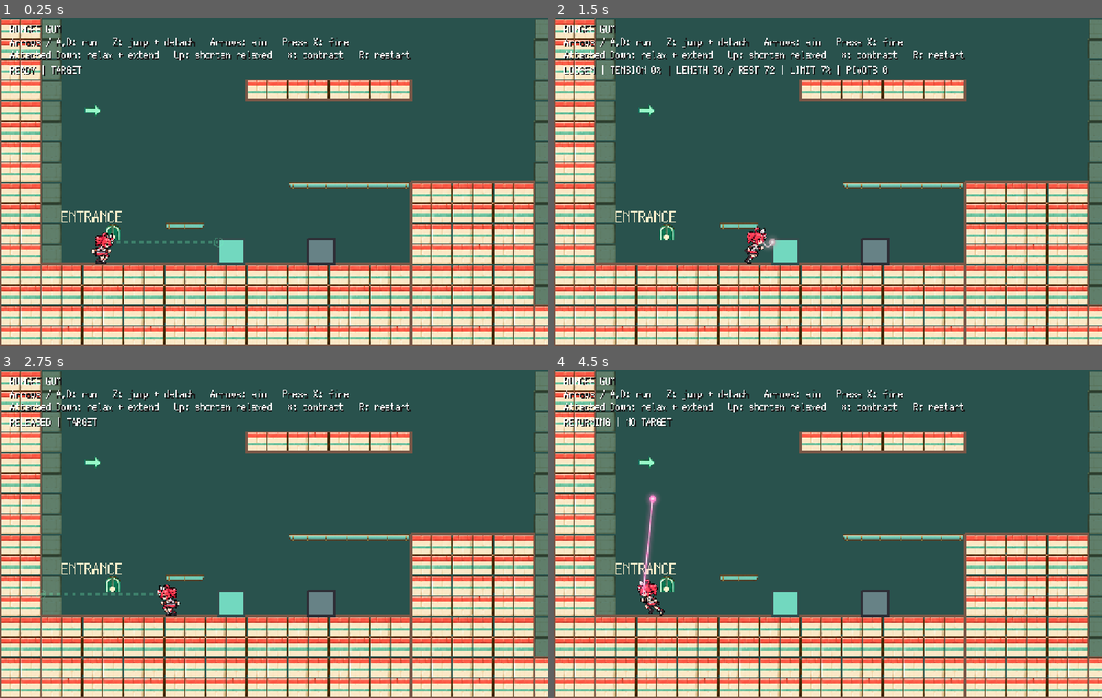
Above: before the commit, frames 1-4 (two rows, left to right).
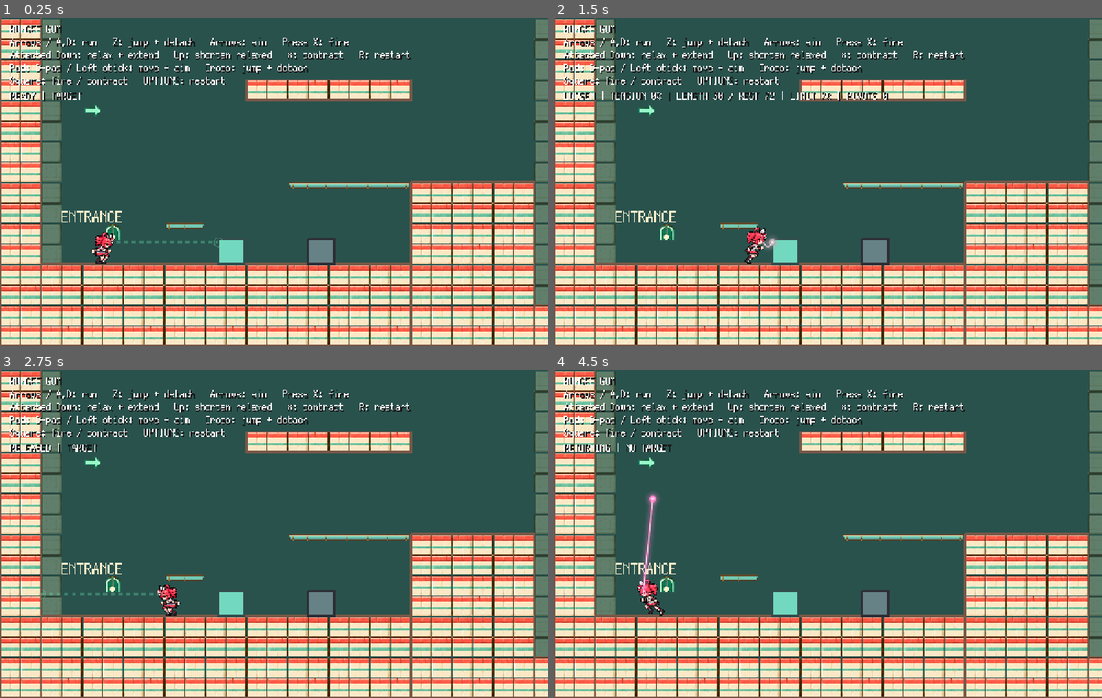
Above: after the commit, the same moments.

Repository: syun77/gd_bungee_gum
Game: Godot game, scene res://scenes/game.tscn
Same seed, same stepped clock (60 frames per second), same inputs: the game is played once before the commit and once after it.
Inputs (mouse positions are in pixels of both pictures, inside the frame that each line leads up to):
- Up to frame 1 (0.25 s): no input
- Up to frame 2 (1.5 s): tap X (gum_action) at 0.5, 1.25 s; move the mouse to (948, 165) at 0.52 s; hold Z (jump) 0.53-1.28 s; hold D (move_right) from 0.53 s (still down); click (948, 165) at 0.67 s; move the mouse to (718, 198) at 1.27 s; tap Down (aim_down) at 1.35 s
- Up to frame 3 (2.75 s): tap Z (jump) at 1.52, 1.55, 1.82 s; tap X (gum_action) at 2 s; move the mouse to (328, 461) at 2.02 s; release D (move_right) at 2.03 s; hold A (move_left) from 2.03 s (still down); hold Z (jump) from 2.03 s (still down); tap Left (aim_left) at 2.1 s
- Up to frame 4 (4.5 s): tap X (gum_action) at 2.75, 3.5, 4.25, 4.35 s; move the mouse to (800, 599) at 2.77 s; release A (move_left) at 2.78 s; release Z (jump) at 2.78 s; hold D (move_right) 2.78-4.28 s; tap Right (aim_right) at 2.85 s; click (800, 599) at 2.92 s; tap Z (jump) at 3.02, 3.05, 3.32, 3.77, 3.8, 4.07 s; move the mouse to (992, 583) at 3.52 s; hold Up (aim_up) 3.53-4.28 s; tap R (restart) at 4.15 s; move the mouse to (663, 484) at 4.27 s; hold A (move_left) from 4.28 s (still down)

The runs differ from the first frame. In frame 1, 1.2% of the frame differs, in the area x 1-57%, y 13-26%; in frame 2, 1.9%, in the area x 1-61%, y 13-26%; in frame 3, 1.2%; in frame 4, 1.3%.

Commit message:
PS4コントローラーに対応

Diff:
--- a/gd-bungee-gum/project.godot
+++ b/gd-bungee-gum/project.godot
@@ -34,50 +34,65 @@
 [input]
 
 move_left={
-"deadzone": 0.2,
+"deadzone": 0.25,
 "events": [Object(InputEventKey,"resource_local_to_scene":false,"resource_name":"","device":-1,"window_id":0,"alt_press …(190 unchanged characters)…
 , Object(InputEventKey,"resource_local_to_scene":false,"resource_name":"","device":-1,"window_id":0,"alt_pressed":false …(186 unchanged characters)…
+, Object(InputEventJoypadButton,"device":-1,"button_index":13,"pressed":false,"pressure":0.0)
+, Object(InputEventJoypadMotion,"device":-1,"axis":0,"axis_value":-1.0)
 ]
 }
 move_right={
-"deadzone": 0.2,
+"deadzone": 0.25,
 "events": [Object(InputEventKey,"resource_local_to_scene":false,"resource_name":"","device":-1,"window_id":0,"alt_press …(190 unchanged characters)…
 , Object(InputEventKey,"resource_local_to_scene":false,"resource_name":"","device":-1,"window_id":0,"alt_pressed":false …(186 unchanged characters)…
+, Object(InputEventJoypadButton,"device":-1,"button_index":14,"pressed":false,"pressure":0.0)
+, Object(InputEventJoypadMotion,"device":-1,"axis":0,"axis_value":1.0)
 ]
 }
 aim_left={
-"deadzone": 0.2,
+"deadzone": 0.25,
 "events": [Object(InputEventKey,"resource_local_to_scene":false,"resource_name":"","device":-1,"window_id":0,"alt_press …(195 unchanged characters)…
+, Object(InputEventJoypadButton,"device":-1,"button_index":13,"pressed":false,"pressure":0.0)
+, Object(InputEventJoypadMotion,"device":-1,"axis":0,"axis_value":-1.0)
 ]
 }
 aim_right={
-"deadzone": 0.2,
+"deadzone": 0.25,
 "events": [Object(InputEventKey,"resource_local_to_scene":false,"resource_name":"","device":-1,"window_id":0,"alt_press …(195 unchanged characters)…
+, Object(InputEventJoypadButton,"device":-1,"button_index":14,"pressed":false,"pressure":0.0)
+, Object(InputEventJoypadMotion,"device":-1,"axis":0,"axis_value":1.0)
 ]
 }
 aim_up={
-"deadzone": 0.2,
+"deadzone": 0.25,
 "events": [Object(InputEventKey,"resource_local_to_scene":false,"resource_name":"","device":-1,"window_id":0,"alt_press …(195 unchanged characters)…
+, Object(InputEventJoypadButton,"device":-1,"button_index":11,"pressed":false,"pressure":0.0)
+, Object(InputEventJoypadMotion,"device":-1,"axis":1,"axis_value":-1.0)
 ]
 }
 aim_down={
-"deadzone": 0.2,
+"deadzone": 0.25,
 "events": [Object(InputEventKey,"resource_local_to_scene":false,"resource_name":"","device":-1,"window_id":0,"alt_press …(195 unchanged characters)…
+, Object(InputEventJoypadButton,"device":-1,"button_index":12,"pressed":false,"pressure":0.0)
+, Object(InputEventJoypadMotion,"device":-1,"axis":1,"axis_value":1.0)
 ]
 }
 jump={
 "deadzone": 0.2,
 "events": [Object(InputEventKey,"resource_local_to_scene":false,"resource_name":"","device":-1,"window_id":0,"alt_press …(190 unchanged characters)…
+, Object(InputEventJoypadButton,"device":-1,"button_index":0,"pressed":false,"pressure":0.0)
 ]
 }
 gum_action={
 "deadzone": 0.2,
 "events": [Object(InputEventKey,"resource_local_to_scene":false,"resource_name":"","device":-1,"window_id":0,"alt_press …(190 unchanged characters)…
+, Object(InputEventJoypadButton,"device":-1,"button_index":2,"pressed":false,"pressure":0.0)
 ]
 }
 restart={
 "deadzone": 0.2,
 "events": [Object(InputEventKey,"resource_local_to_scene":false,"resource_name":"","device":-1,"window_id":0,"alt_press …(190 unchanged characters)…
+, Object(InputEventJoypadButton,"device":-1,"button_index":6,"pressed":false,"pressure":0.0)
 ]
 }
 
--- a/gd-bungee-gum/scenes/game.tscn
+++ b/gd-bungee-gum/scenes/game.tscn
@@ -51,11 +51,11 @@
 theme_override_colors/font_shadow_color = Color(0.1, 0.1, 0.1, 1)
 theme_override_constants/shadow_offset_x = 2
 theme_override_constants/shadow_offset_y = 2
-text = "BUNGEE GUM\nArrows / A,D: run   Z: jump + detach   Arrows: aim   Press X: fire\nAttached Down: relax + extend   Up: shorten relaxed   X: contract   R: restart"
+text = "BUNGEE GUM\nArrows / A,D: run   Z: jump + detach   Arrows: aim   Press X: fire\nAttached Down: relax + extend   Up: shorten relaxed   X: contract   R: restart\nPad: D-pad / Left stick: move + aim   Cross: jump + detach\nSquare: fire / contract   OPTIONS: restart"
 
 [node name="Status" type="Label" parent="HUD"]
 offset_left = 24.0
-offset_top = 108.0
+offset_top = 168.0
 theme_override_colors/font_shadow_color = Color(0.1, 0.1, 0.1, 1)
 theme_override_constants/shadow_offset_x = 2
 theme_override_constants/shadow_offset_y = 2
--- a/gd-bungee-gum/scripts/game.gd
+++ b/gd-bungee-gum/scripts/game.gd
@@ -76,10 +76,10 @@
 	return float(manual_down_pressed) - float(up and not up_wait_release)
 
 func _update_direction() -> void:
-	# Opposing directions cancel per axis; neutral preserves the last direction.
+	# Quantize keyboard/pad input to eight directions; neutral preserves the last direction.
 	var direction := Vector2(Input.get_axis("aim_left", "aim_right"), Input.get_axis("aim_up", "aim_down"))
 	if not direction.is_zero_approx():
-		aim_direction = direction.normalized()
+		aim_direction = direction.sign().normalized()
 
 func _handle_actions(jump_requested: bool) -> void:
 	if jump_requested:
--- a/gd-bungee-gum/tools/verify_controls.gd
+++ b/gd-bungee-gum/tools/verify_controls.gd
@@ -42,7 +42,73 @@
 	gum.settings = game.settings
 	await ticks(40)
 
+func pad_button(button: JoyButton, pressed: bool) -> void:
+	var event := InputEventJoypadButton.new()
+	event.device = 0
+	event.button_index = button
+	event.pressed = pressed
+	Input.parse_input_event(event)
+	Input.flush_buffered_events()
+
+func pad_axis(axis: JoyAxis, value: float) -> void:
+	var event := InputEventJoypadMotion.new()
+	event.device = 0
+	event.axis = axis
+	event.axis_value = value
+	Input.parse_input_event(event)
+	Input.flush_buffered_events()
+
+func verify_pad() -> void:
+	await fixture()
+	pad_axis(JOY_AXIS_LEFT_X, 0.15)
+	await ticks(1)
+	check(is_zero_approx(Input.get_axis("move_left", "move_right")), "Stick drift below deadzone is ignored")
+	for direction in [Vector2.LEFT, Vector2.RIGHT, Vector2.UP, Vector2.DOWN, Vector2(-1, -1), Vector2(1, -1), Vector2(-1, 1), Vector2(1, 1)]:
+		pad_axis(JOY_AXIS_LEFT_X, direction.x * 0.8)
+		pad_axis(JOY_AXIS_LEFT_Y, direction.y * 0.6)
+		await ticks(1)
+		check(game.aim_direction.is_equal_approx(direction.normalized()), "Stick eight-way aim " + str(direction))
+	pad_axis(JOY_AXIS_LEFT_X, 0.0)
+	pad_axis(JOY_AXIS_LEFT_Y, 0.0)
+	for button in [JOY_BUTTON_DPAD_LEFT, JOY_BUTTON_DPAD_RIGHT, JOY_BUTTON_DPAD_UP, JOY_BUTTON_DPAD_DOWN]:
+		pad_button(button, true)
+		await ticks(1)
+		var expected: Vector2 = {JOY_BUTTON_DPAD_LEFT: Vector2.LEFT, JOY_BUTTON_DPAD_RIGHT: Vector2.RIGHT, JOY_BUTTON_DPAD_UP: Vector2.UP, JOY_BUTTON_DPAD_DOWN: Vector2.DOWN}[button]
+		check(game.aim_direction.is_equal_approx(expected), "D-pad direction " + str(button))
+		if button in [JOY_BUTTON_DPAD_LEFT, JOY_BUTTON_DPAD_RIGHT]:
+			check(Input.is_action_pressed("move_left" if button == JOY_BUTTON_DPAD_LEFT else "move_right"), "D-pad also moves")
+		pad_button(button, false)
+		await ticks(1)
+	pad_button(JOY_BUTTON_DPAD_UP, true)
+	pad_button(JOY_BUTTON_X, true)
+	await ticks(30)
+	check(gum.connected(), "Square fires and attaches through live Game")
+	check(gum.mode == gum.Mode.CONTRACT, "Arrival auto-contracts")
+	pad_button(JOY_BUTTON_X, false)
+	pad_button(JOY_BUTTON_DPAD_UP, false)
+	await ticks(1)
+	pad_button(JOY_BUTTON_DPAD_DOWN, true)
+	await ticks(2)
+	check(gum.mode == gum.Mode.LOOSEN, "D-pad Down relaxes")
+	pad_button(JOY_BUTTON_DPAD_DOWN, false)
+	pad_button(JOY_BUTTON_X, true)
+	await ticks(1)
+	check(gum.mode == gum.Mode.CONTRACT, "New Square press contracts")
+	pad_button(JOY_BUTTON_A, true)
+	await ticks(1)
+	check(not gum.connected(), "Cross releases before movement")
+	await ticks(20)
+	check(not gum.connected(), "Held Square never refires after Cross")
+	for button in [JOY_BUTTON_A, JOY_BUTTON_X]:
+		pad_button(button, false)
+	pad_button(JOY_BUTTON_START, true)
+	check(Input.is_action_just_pressed("restart"), "OPTIONS maps to restart")
+	pad_button(JOY_BUTTON_START, false)
+	game.set_physics_process(false)
+	await ticks(1)
+
 func verify() -> void:
+	await verify_pad()
 	await fixture()
 	check(gum.aim_valid, "Neutral guide still predicts a target")
 	for direction in [Vector2.LEFT, Vector2.RIGHT, Vector2.UP, Vector2.DOWN, Vector2(-1, -1), Vector2(1, -1), Vector2(-1, 1), Vector2(1, 1)]:
Not shown, changed: AGENTS.md
Not shown, changed: WORKLOG.md
Not shown, changed: specs/keyboard-controls.md
